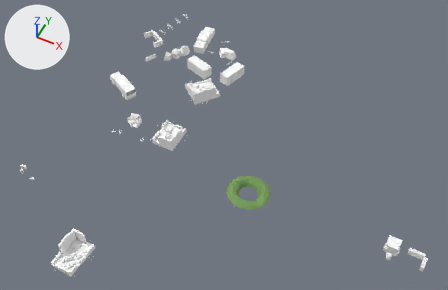
One commit to the glTF model assets/models/outdoor/outdoor_33.glb: the scene before it, then after it.
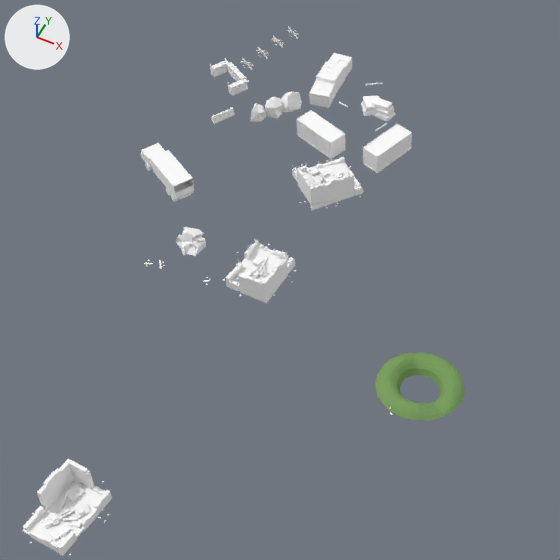
Old and new are each drawn whole from a 50 mm camera at (33.2, -79.3, 102.9) aimed at (-6.7, 0.5, 3.1) and again close up on the part from 9% to 71% of the width and 0% to 96% of the height. Arrows for +X, +Y and +Z are at upper left; the lights stay in place. The last two pictures show the newer version. Vertices at exactly the same position are counted once.

The first close-up shows 'gas_station_town'.
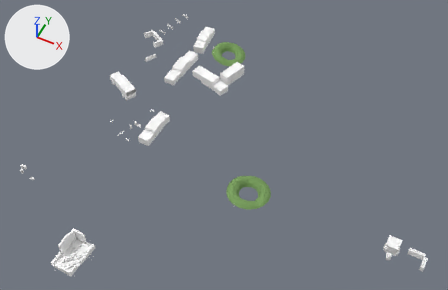
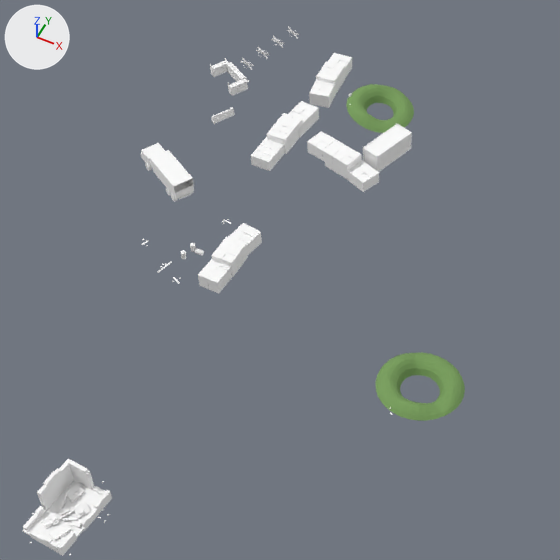
Boxes (x1, y1, x2, y2) around the edits, measured in the close-ups (560 x 560 px; the box of a moved part takes in the faces that stretch with it):
part 1 of me_gas_station_town, moved or reshaped (not visible afterwards)
    before: (281, 92, 302, 112)
part 2 of me_gas_station_town, added
    after: (195, 248, 204, 255)
part 3 of me_gas_station_town, deleted
    before: (203, 83, 394, 303)
part 4 of me_gas_station_town, built on
    before: (161, 95, 395, 287)
    after: (157, 84, 414, 294)

The change in detail:
me_gas_station_town is used by ob_gas_station_town; location (0.0, 0.0, 0.0).
me_gas_station_town had 9648 vertices, 13722 faces and spanned x -43.2..39.9, y -39.4..39.7, z -2.1..3.8.
me_gas_station_town now has 7626 vertices, 10594 faces and spans x -43.2..39.9, y -39.4..39.7, z -2.1..3.8.
me_gas_station_town part 1: the loose piece of 20 vertices spanning x -32.3..-29.4, y 24.4..27.8, z 0.7..2.8 is turned -117.3 degrees about the z axis through its middle and scaled by 0.107, then moved by (6.7, 4.9, -1.1).
me_gas_station_town part 2: a new loose piece, a 12-sided cylinder along x spanning x -28.16..-27.28, y -0.95..-0.37, z 0.12..0.7, in mat_kit_atlas (white #ffffff).
me_gas_station_town part 3: 272 loose pieces with 2944 vertices, spanning x -34.2..-15.9, y -3.8..35.6, z -0.9..3.5, are deleted.
me_gas_station_town part 4: 2 vertices moved from x -30.4..-22.9, y -4.4..-1.4, z -0.7..0.3 to x -30.5..-22.9, y -4.3..-1.4, z -0.7..0.2; 267 vertices removed from x -31.3..-16.0, y -4.4..32.8, z -0.7..2.3; 1093 vertices added at x -30.5..-15.2, y -5.3..35.8, z -1.2..2.7.
Other edits to the shape of me_gas_station_town do not show in these pictures.
